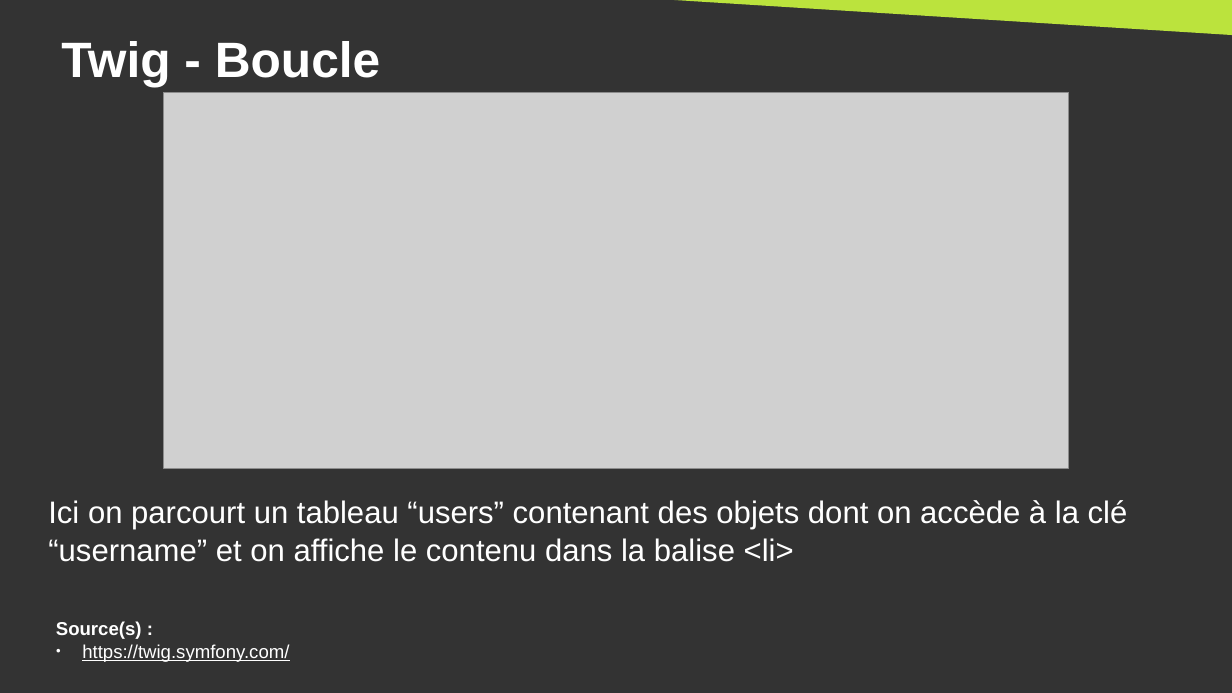
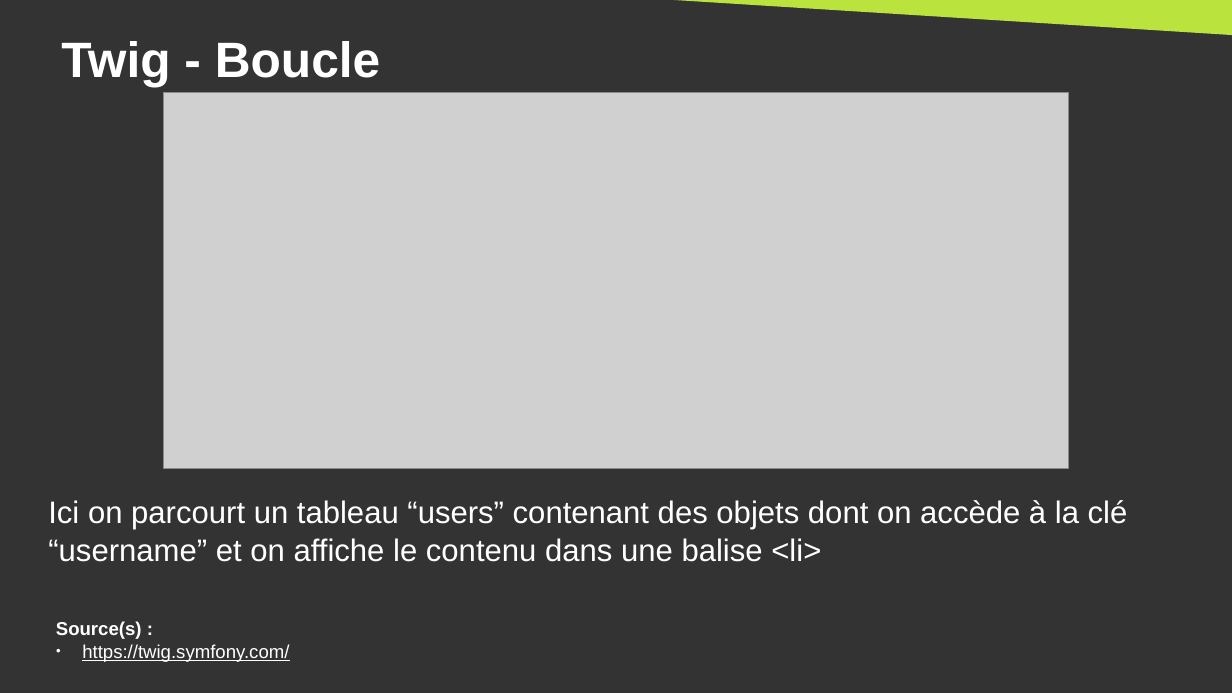
Before and after one commit to DanYellow/cours, a slide deck: slide 36 of developpement-front-s5/travaux-pratiques/numero-4/presentation.odp. Drawn at 1232x693 pixels with LibreOffice and Linux fonts; fonts in the diff are those of the drawing; grey boxes stand for pictures. Boxes give left, top, right and bottom in pixels: in the first picture for what was removed or moved away, otherwise in the second. Text is boxed around its words. In the diff, an @@ line names an element or a change of style, - is before the commit and + after.

```diff
--- a/developpement-front-s5/travaux-pratiques/numero-4/presentation.odp
+++ b/developpement-front-s5/travaux-pratiques/numero-4/presentation.odp
@@ text at bbox=[48, 500, 1128, 562]: text changed @@
-Ici on parcourt un tableau “users” contenant des objets dont on accède à la clé “username” et on affiche le contenu dans la balise <li>
+Ici on parcourt un tableau “users” contenant des objets dont on accède à la clé “username” et on affiche le contenu dans une balise <li>
```
Also in this commit, not shown: 15 other slides changed, 2 other files.
